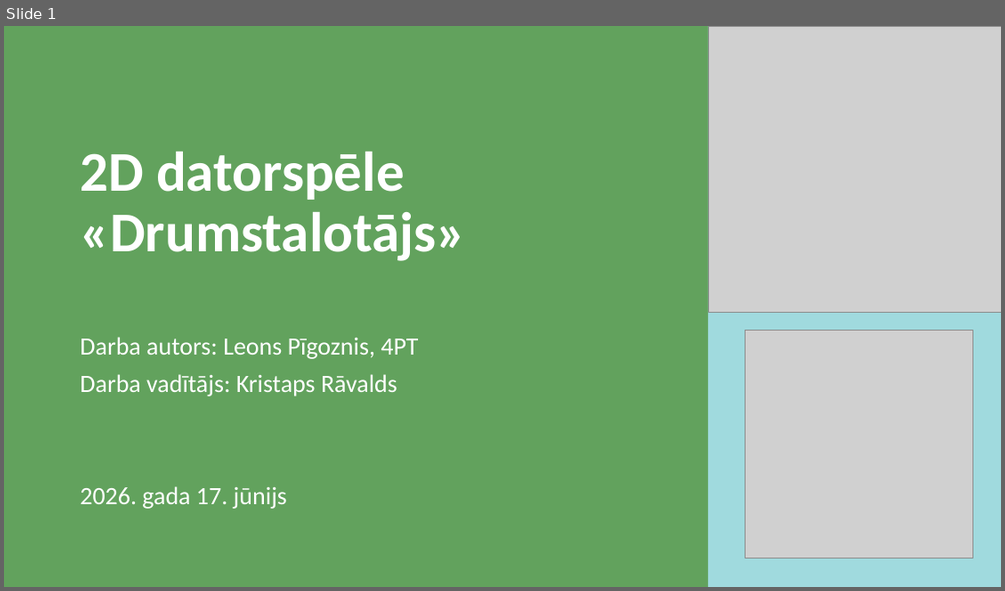
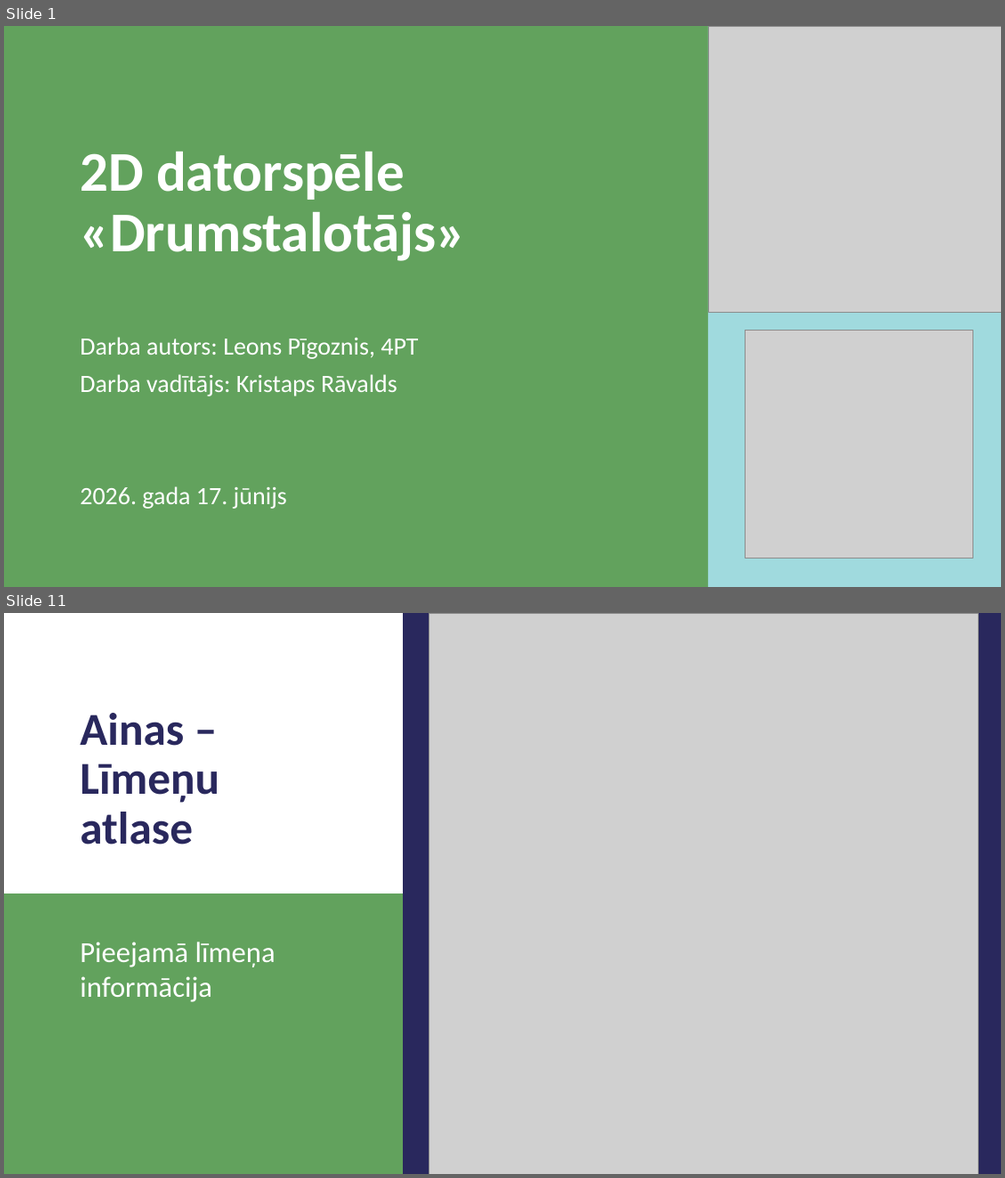
Before and after one commit to 1ivyatan/drumstalotajs, a slide deck: Documentation/Prezentācija.pptx. Shown one above the other, each under a label of ours: slide 1 before the commit, slides 1 and 11 after it; the slides between them are not shown. The pictures are 1005x591 and 1005x1178 pixels, drawn with LibreOffice and Linux fonts; fonts in the diff are those of the drawing; grey boxes stand for pictures. Boxes give left, top, right and bottom in pixels: in the first picture for what was removed or moved away, otherwise in the second. Text is boxed around its words. In the diff, an @@ line names an element or a change of style, - is before the commit and + after.

Commit message:
screenshots

```diff
--- a/Documentation/Prezentācija.pptx
+++ b/Documentation/Prezentācija.pptx
@@ slide 11 added at (4,613,1001,1174), background #29285D @@
@@ rectangle added at (4,613,403,893), fill #FFFFFF @@
@@ picture added at (429,613,979,1174) @@
@@ title added at (80,713,219,844), 44 pt, text #29285D, bold @@
+Ainas – Līmeņu atlase
@@ rectangle added at (4,893,403,1174), fill #62A25D @@
@@ text added at (80,941,275,1002), 28 pt, text #FFFFFF @@
+Pieejamā līmeņa informācija
```
Also in this commit, not shown: 7 slides changed, 20 other slides added.
